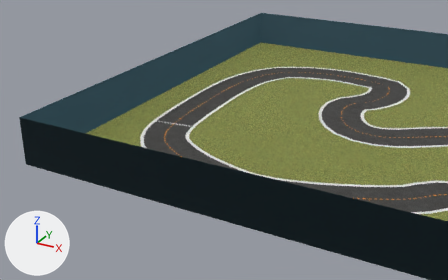
Before and after pictures for a commit that changed the COLLADA model bundle/meshes/2022_august_open_ccw/2022_august_open_ccw.dae.
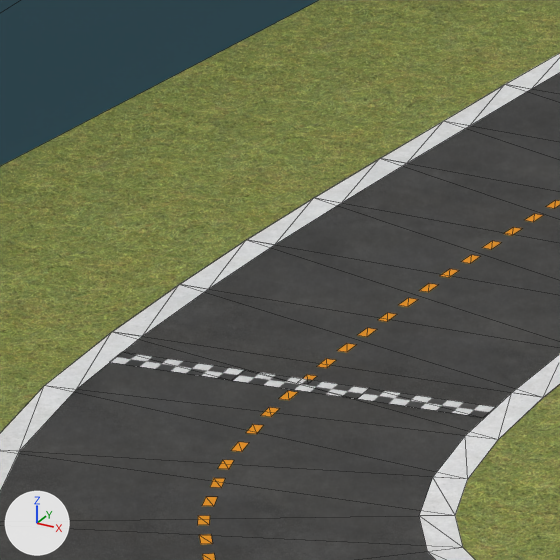
There are two pictures of each version: one from a 50 mm camera at (0.3, -13.18, 5.39) aimed at (-6.03, -1.67, -0.36), one close up on the part from 32% to 44% of the width and 31% to 50% of the height. Arrows for +X, +Y and +Z are at lower left; the lights stay in place. The close-ups show mesh edges as thin lines.

Before the edit, the objects in view are built like this:
```python
me_olshape_mesh = bpy.data.meshes.new('olShape-mesh')
me_olshape_mesh.from_pydata(...)  # 288 vertices, 288 faces; spans x -6.74..6.79, y -3.59..3.6, z 0.0
me_olshape_mesh.materials.append(mat_ol_materialref)  # picture img_outerline_png
me_plane = bpy.data.meshes.new('Plane')
me_plane.from_pydata(...)  # 12 vertices, 6 faces; spans x -0.363..0.363, y -0.329..0.329, z 0.0
me_plane.materials.append(mat_startline)  # picture img_startline_png
me_wallshape_mesh = bpy.data.meshes.new('wallShape-mesh')
me_wallshape_mesh.from_pydata(...)  # 8 vertices, 8 faces; spans x -8.5..8.5, y -5.3..5.4, z 0.0..1.0
me_wallshape_mesh.materials.append(mat_wall_materialref)  # picture img_wall_png
ob_ol = bpy.data.objects.new('ol', me_olshape_mesh)
ob_ol.location = (0.0, 0.0, 0.0)
ob_startline = bpy.data.objects.new('StartLine', me_plane)
ob_startline.location = (-7.086, -2.133, 0.003)
ob_startline.rotation_euler = (0.0, 0.0, -2.274)  # degrees (0, 0, -130)
ob_wall = bpy.data.objects.new('wall', me_wallshape_mesh)
ob_wall.location = (0.0, 0.0, 0.0)
# also in view: 'road' at (0.03, 0.01, 0.0); 'il' at (0.03, 0.01, 0.0); 'field' at (0.03, 0.01, 0.0); 'cl' at (0.03, 0.01, 0.0)
```
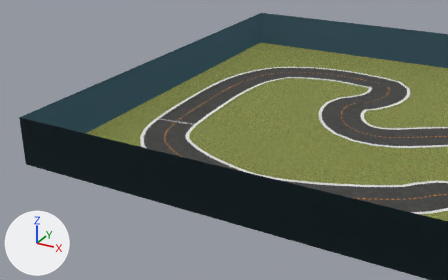
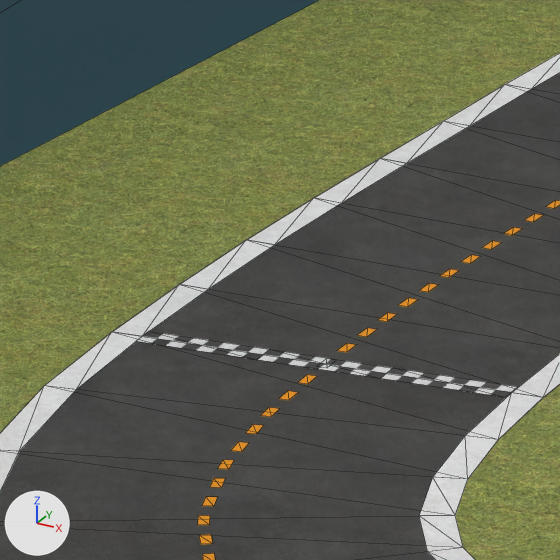
Where the change shows, as pixel boxes (x1, y1, x2, y2) in the close-ups (560 x 560 px):
'StartLine', moved, turned
    before: (110, 352, 495, 418)
    after: (136, 331, 517, 397)

What the commit changed:
Object 'StartLine' (ob_startline) moves from (-7.086, -2.133, 0.003) to (-7.105, -2.004, 0.003).
Object 'StartLine' (ob_startline) turns from (0, 0, -130) to (0, 0, -131) degrees about x, y and z.
